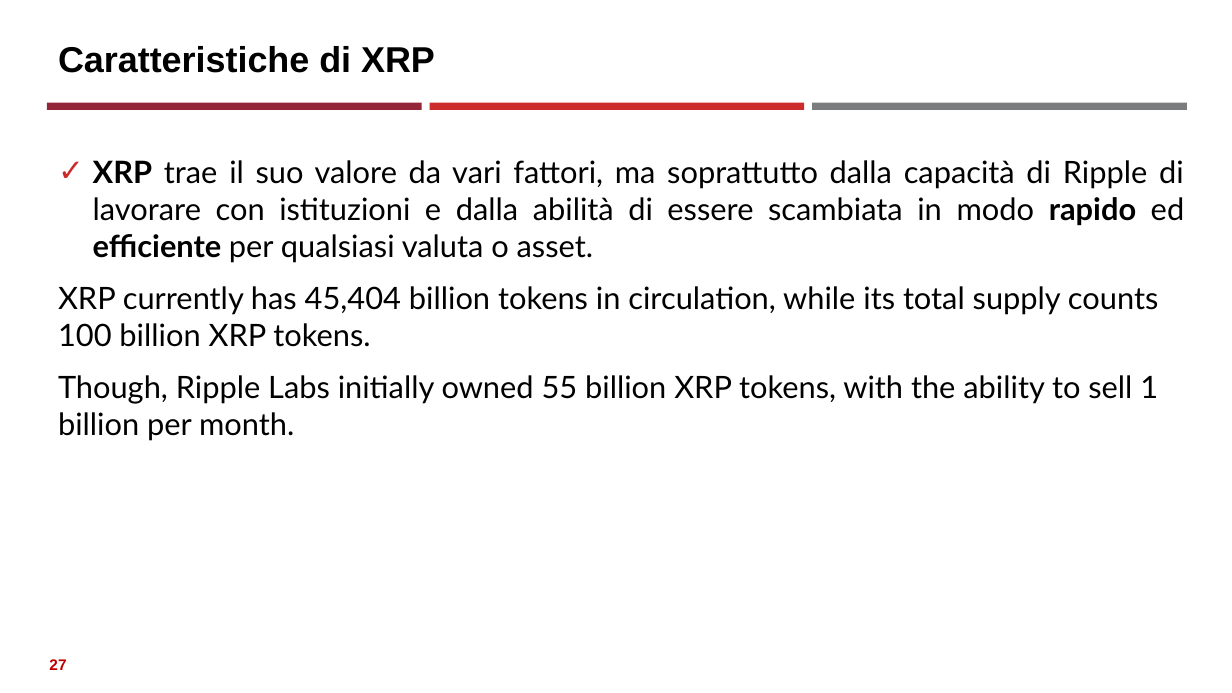
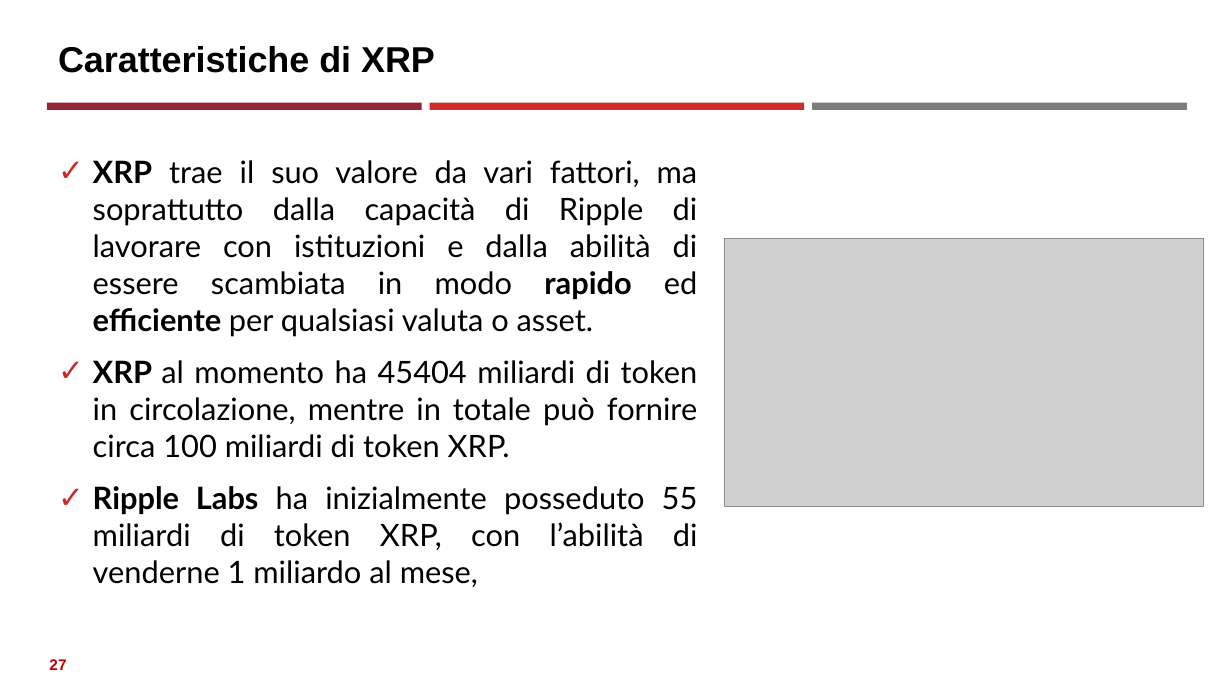
Before and after one commit to neural1977/data_science_interview_material, a slide deck: slide 27 of Assicurazioni/Distributed Ledger Technology_ita.pptx. Drawn at 1232x693 pixels with LibreOffice and Linux fonts; fonts in the diff are those of the drawing; grey boxes stand for pictures. Boxes give left, top, right and bottom in pixels: in the first picture for what was removed or moved away, otherwise in the second. Text is boxed around its words. In the diff, an @@ line names an element or a change of style, - is before the commit and + after.

```diff
--- a/Assicurazioni/Distributed Ledger Technology_ita.pptx
+++ b/Assicurazioni/Distributed Ledger Technology_ita.pptx
@@ picture added at (726, 238, 1204, 506) @@
@@ text at (93, 360, 698, 587): text changed @@
-XRP currently has 45,404 billion tokens in circulation, while its total supply counts 100 billion XRP tokens.
-Though, Ripple Labs initially owned 55 billion XRP tokens, with the ability to sell 1 billion per month.
+✓ XRP al momento ha 45404 miliardi di token in circolazione, mentre in totale può fornire circa 100 miliardi di token XRP.
+✓ Ripple Labs ha inizialmente posseduto 55 miliardi di token XRP, con l’abilità di venderne 1 miliardo al mese,
```
Also in this commit, not shown: 1 other slide changed, 2 slides added, 4 other files.
